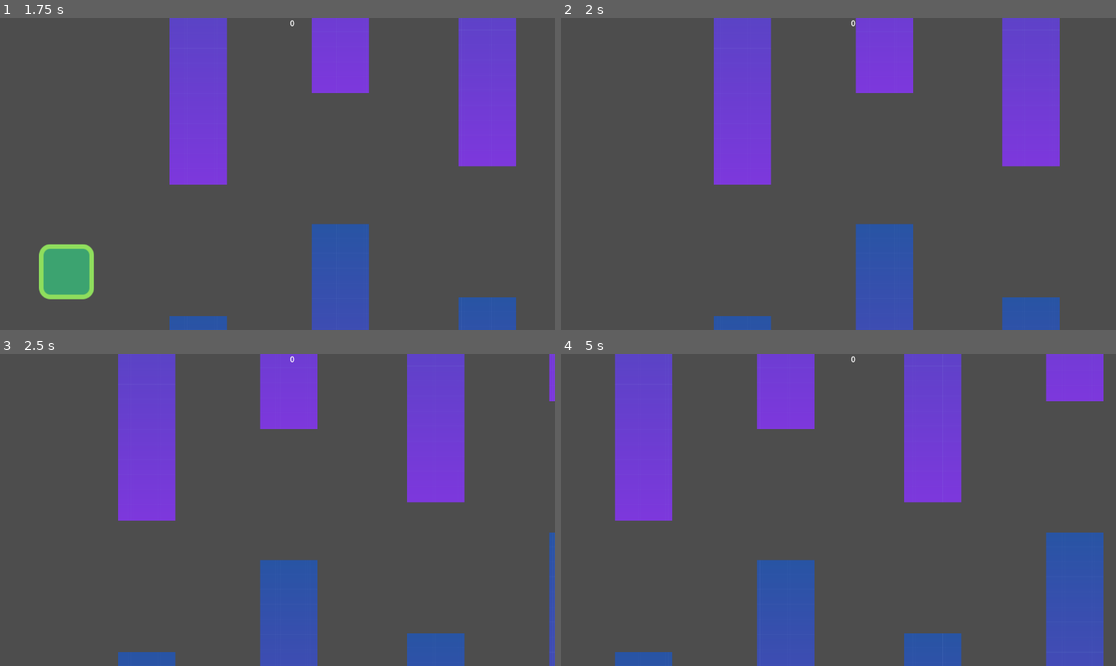
Above: before the commit, frames 1-4 (two rows, left to right).
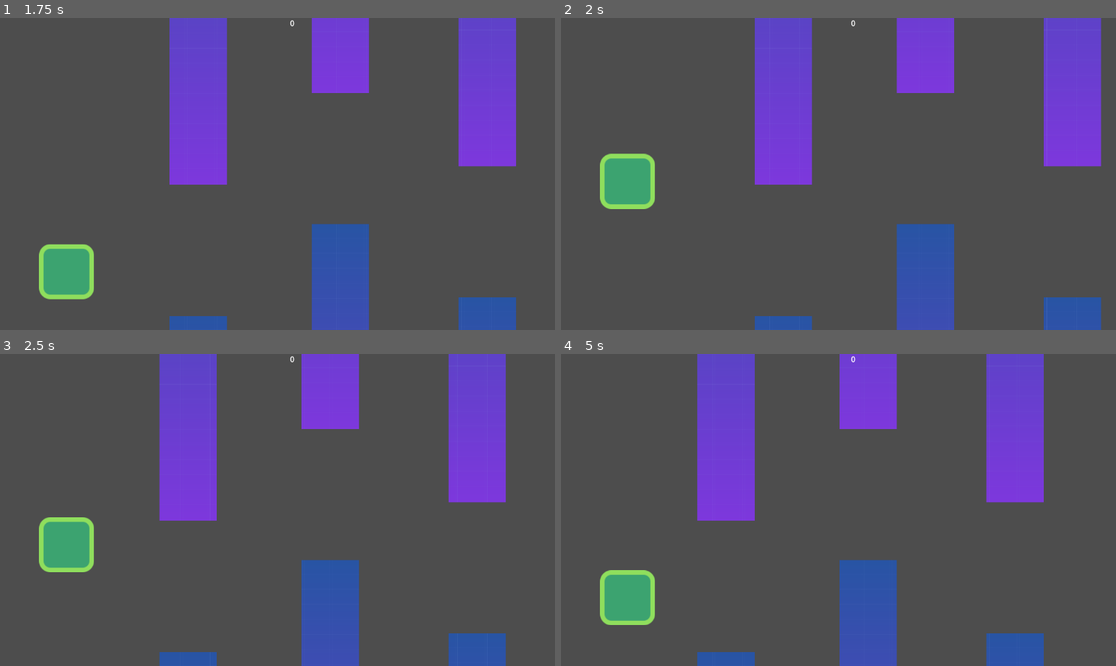
Above: after the commit, the same moments.

Repository: GrybasBaravykas/ZaidimoPraktika
Game: Godot game, scene res://src/main_menu.tscn
The game is run twice, just before and just after one commit, with the same random seed, the same clock (stepped at 60 frames per second) and the same inputs.
Inputs:
- Up to frame 1 (1.75 s): click "pradžia" at 0.5 s; click "pradžia" at 1.25 s
- Up to frame 2 (2 s): no input
- Up to frame 3 (2.5 s): tap Space (jump) at 2.27 s
- Up to frame 4 (5 s): tap Space (jump) at 3.02, 4.52 s

Frame 1 is identical in both runs. In frame 2, 28% of the frame differs, in the area x 7-98%, y 0-100%; in frame 3, 28%; in frame 4, 44%.
Error in both runs: Attempt to call function 'get_as_text' in base 'null instance' on a null instance. (res://map_gen_json.gd:17)

Commit message:
pridetas lower hitboxas ir ceiling

Diff:
--- a/src/player.gd
+++ b/src/player.gd
@@ -46,3 +46,9 @@
 func _on_detect_body_entered(body: Node2D) -> void:
 	if body.name == "wall":
 		get_tree().reload_current_scene()
+
+
+
+
+func _on_lowerdetect_area_entered(area: Area2D) -> void:
+	get_tree().reload_current_scene()
--- a/src/world.tscn
+++ b/src/world.tscn
@@ -21,6 +21,12 @@
 [sub_resource type="RectangleShape2D" id="RectangleShape2D_mjjm2"]
 size = Vector2(77, 229)
 
+[sub_resource type="RectangleShape2D" id="RectangleShape2D_2olx5"]
+size = Vector2(959, 20)
+
+[sub_resource type="RectangleShape2D" id="RectangleShape2D_1dsw0"]
+size = Vector2(970, 25)
+
 [node name="world" type="Node2D"]
 position = Vector2(-128, -336)
 metadata/_edit_vertical_guides_ = [638.0]
@@ -28,7 +34,6 @@
 [node name="CanvasLayer" type="CanvasLayer" parent="."]
 
 [node name="RichTextLabel" type="RichTextLabel" parent="CanvasLayer"]
-anchors_preset = -1
 offset_left = 602.0
 offset_top = -1.0
 offset_right = 702.0
@@ -229,6 +234,21 @@
 position = Vector2(496, 328)
 zoom = Vector2(1.19, 1.19)
 
+[node name="lowerdetect" type="Area2D" parent="."]
+position = Vector2(120, 313)
+
+[node name="CollisionShape2D" type="CollisionShape2D" parent="lowerdetect"]
+position = Vector2(373, 378)
+shape = SubResource("RectangleShape2D_2olx5")
+
+[node name="StaticBody2D" type="StaticBody2D" parent="."]
+position = Vector2(131, 161)
+
+[node name="CollisionShape2D" type="CollisionShape2D" parent="StaticBody2D"]
+position = Vector2(366, -140)
+shape = SubResource("RectangleShape2D_1dsw0")
+
 [connection signal="area_entered" from="player/detect" to="player" method="_on_detect_area_entered"]
 [connection signal="body_entered" from="player/detect" to="player" method="_on_detect_body_entered"]
 [connection signal="body_entered" from="player/resseter" to="player" method="_on_resseter_body_entered"]
+[connection signal="area_entered" from="lowerdetect" to="player" method="_on_lowerdetect_area_entered"]
Not shown, added: export_presets.cfg
Not shown: 1 places in src/world.tscn that only renumber resources
